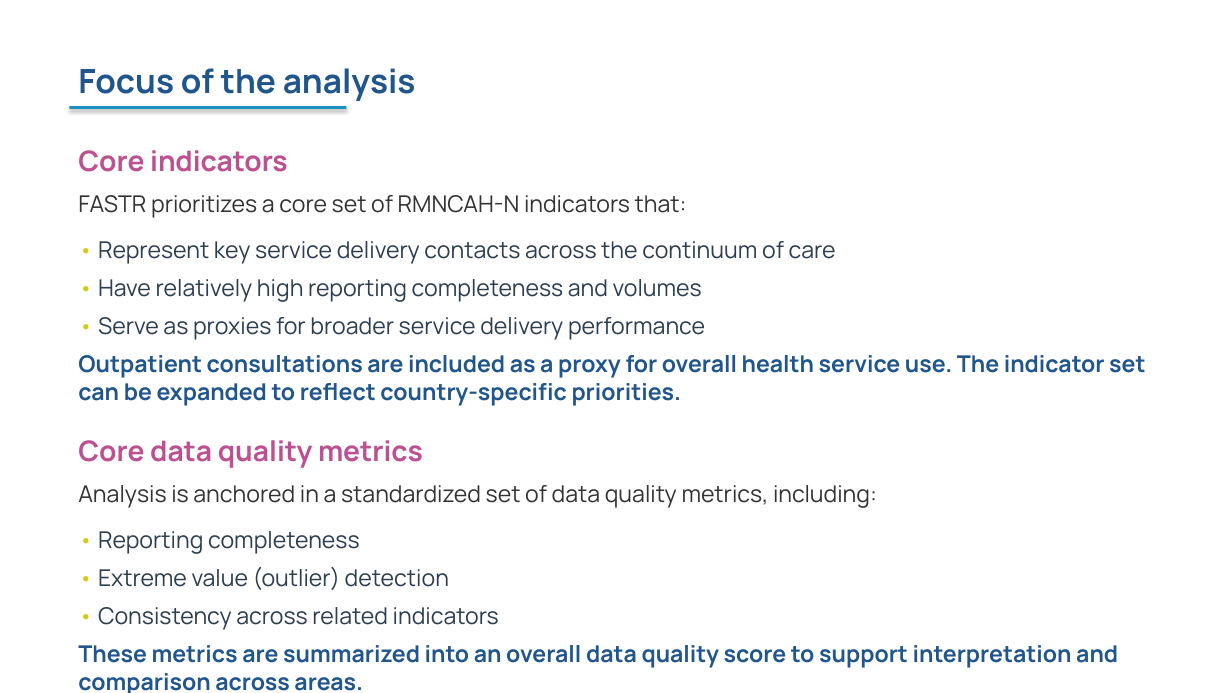
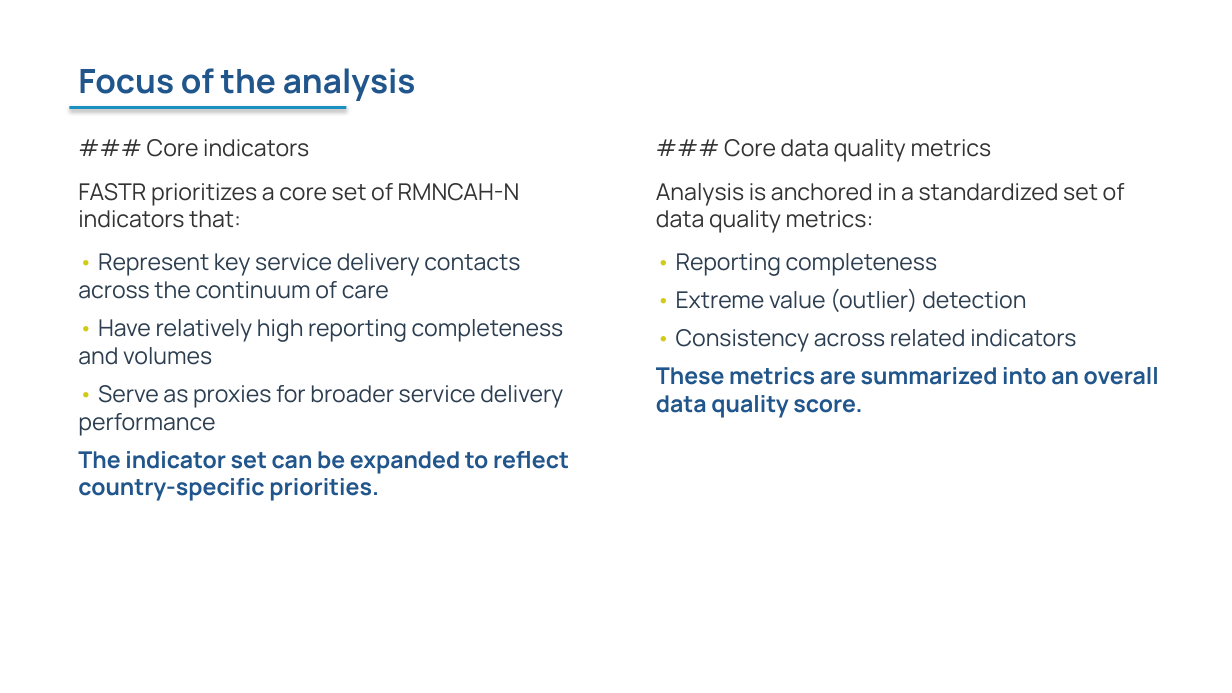
Before and after one commit to FASTR-Analytics/fastr-resource-hub, a slide deck: slide 13 of outputs/2026-zambia_deck.pptx. Drawn at 1232x693 pixels with LibreOffice and Linux fonts; fonts in the diff are those of the drawing. Boxes give left, top, right and bottom in pixels: in the first picture for what was removed or moved away, otherwise in the second. Text is boxed around its words. In the diff, an @@ line names an element or a change of style, - is before the commit and + after.

```diff
--- a/outputs/2026-zambia_deck.pptx
+++ b/outputs/2026-zambia_deck.pptx
@@ text "### Core indicators": place and size @@
-text "### Core indicators" at <box>78,150,1145,693</box>
+text "### Core indicators" at <box>78,139,569,501</box>
@@ text at <box>147,139,309,157</box>: text changed; size 22 to 18 pt; text colour #BD5091 to #333333; bold off @@
-Core indicators
+### Core indicators
@@ text added at <box>656,139,1159,418</box>, 18 pt, text #2C3E50 @@
+### Core data quality metrics
+Analysis is anchored in a standardized set of data quality metrics:
+• Reporting completeness
+• Extreme value (outlier) detection
+• Consistency across related indicators
+These metrics are summarized into an overall data quality score.
@@ text at <box>78,183,520,228</box>: less space between paragraphs @@
@@ text at <box>78,451,569,501</box>: text changed @@
-Outpatient consultations are included as a proxy for overall health service use. The indicator set can be expanded to reflect country-specific priorities.
-Core data quality metrics
-Analysis is anchored in a standardized set of data quality metrics, including:
-• Reporting completeness
-• Extreme value (outlier) detection
-• Consistency across related indicators
-These metrics are summarized into an overall data quality score to support interpretation and comparison across areas.
+The indicator set can be expanded to reflect country-specific priorities.
```
Also in this commit, not shown: 34 other slides changed, 1 slide added, 1 slide removed, 38 other files.
